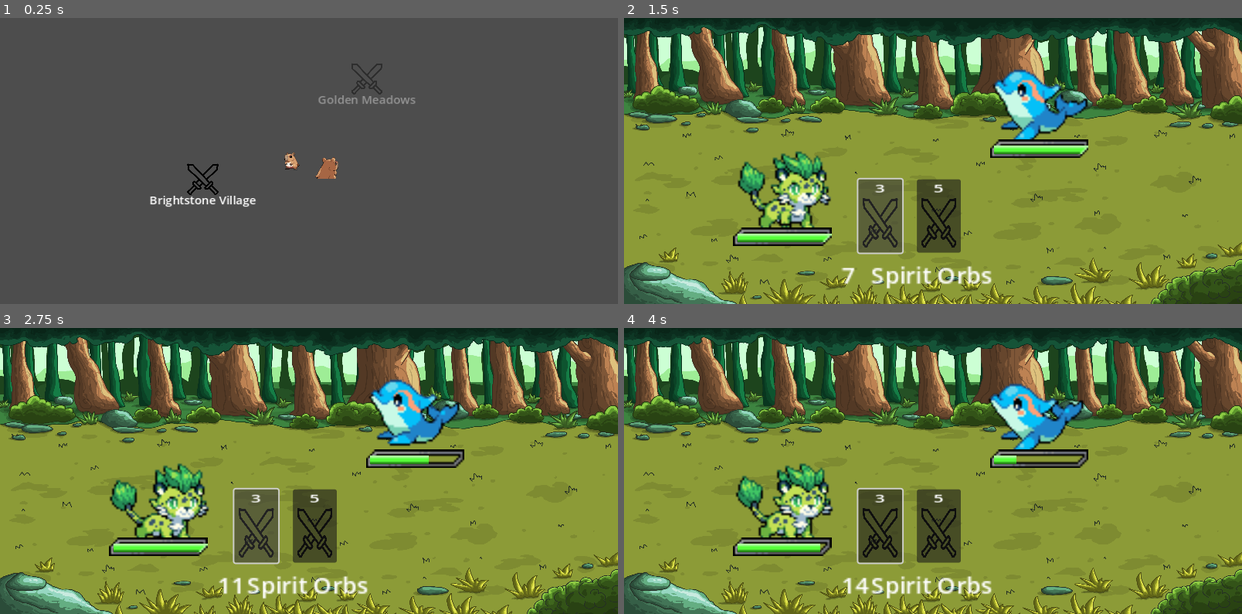
Above: before the commit, frames 1-4 (two rows, left to right).
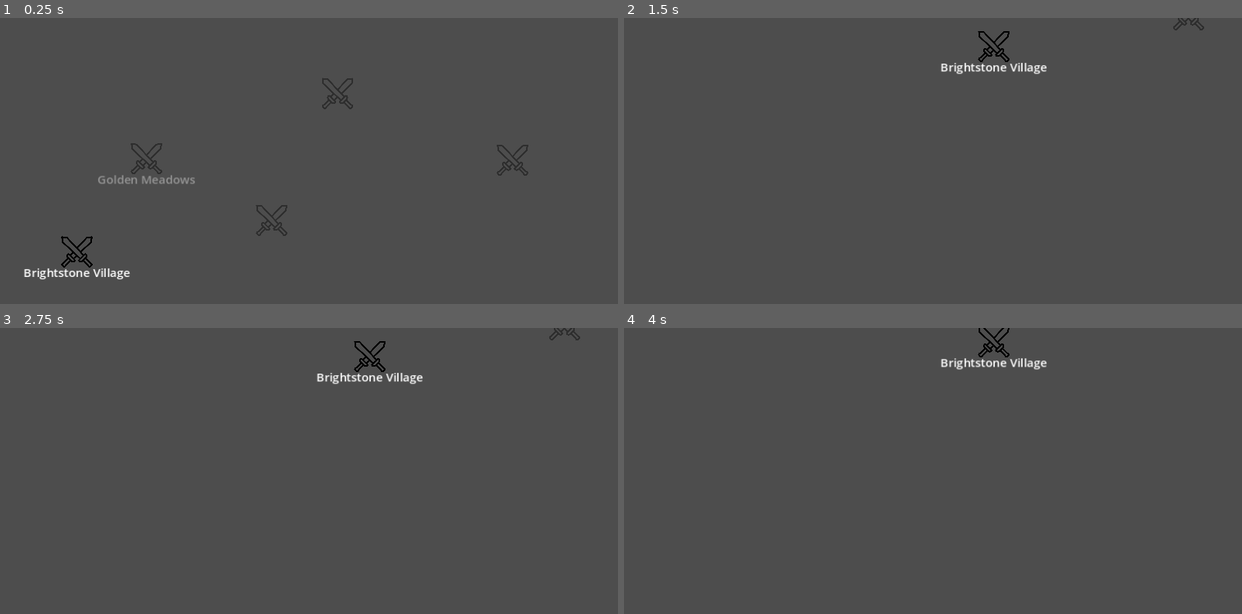
Above: after the commit, the same moments.

Repository: prinisenthil/luminae
Game: Godot game, scene res://scenes/region maps/region_1.tscn
Same seed, same stepped clock (60 frames per second), same inputs: the game is played once before the commit and once after it.
Inputs (mouse positions are in pixels of both pictures, inside the frame that each line leads up to):
- Up to frame 1 (0.25 s): no input
- Up to frame 2 (1.5 s): tap Enter at 0.5 s; drag from (827, 186) to (988, 86) at 0.52 s; click (877, 215) at 1.27 s
- Up to frame 3 (2.75 s): click (253, 525) at 2.02 s
- Up to frame 4 (4 s): click (877, 525) at 2.77 s; drag from (784, 502) to (1044, 413) at 3.52 s

The runs differ from the first frame. In frame 1, 2.4% of the frame differs, in the area x 3-86%, y 15-92%; in frame 2, 98%; in frame 3, 98%; in frame 4, 99%, in the area x 0-100%, y 0-100%.

Commit message:
updated battle and spawn logic

Diff:
--- a/luminae resources/auralion.tres
+++ b/luminae resources/auralion.tres
@@ -1,8 +1,10 @@
-[gd_resource type="Resource" script_class="LuminaeData" load_steps=15 format=3 uid="uid://bpg2dk8gp1dyw"]
+[gd_resource type="Resource" script_class="LuminaeData" load_steps=19 format=3 uid="uid://bpg2dk8gp1dyw"]
 
 [ext_resource type="Texture2D" uid="uid://cx5f05yxle1rt" path="res://art/placeholders/sprites/sprite9_attack.png" id="1_ppgv7"]
+[ext_resource type="Resource" uid="uid://c66s37jpvm2yx" path="res://move resources/basic_attack.tres" id="2_j8gag"]
 [ext_resource type="Script" path="res://scripts/luminae_data.gd" id="2_k51xa"]
 [ext_resource type="Texture2D" uid="uid://bm745htkrt3wq" path="res://art/placeholders/sprites/sprite9_idle.png" id="2_t5bbl"]
+[ext_resource type="Script" path="res://scripts/move_data.gd" id="5_2j45v"]
 [ext_resource type="Texture2D" uid="uid://4w3isgfy60m3" path="res://art/placeholders/sprites/sprite9.png" id="5_ddxt4"]
 
 [sub_resource type="AtlasTexture" id="AtlasTexture_ypaly"]
@@ -77,6 +79,22 @@
 "speed": 5.0
 }]
 
+[sub_resource type="Resource" id="Resource_htq34"]
+script = ExtResource("5_2j45v")
+display_name = "Big Boom"
+element = 0
+energy_cost = 3
+power = 45
+description = ""
+
+[sub_resource type="Resource" id="Resource_1jbnm"]
+script = ExtResource("5_2j45v")
+display_name = "Bigger Boom"
+element = 0
+energy_cost = 5
+power = 65
+description = ""
+
 [resource]
 script = ExtResource("2_k51xa")
 name = "Auralion"
@@ -89,6 +107,9 @@
 level = 5
 captured = false
 seen = false
+basic_attack = ExtResource("2_j8gag")
+special_attack1 = SubResource("Resource_htq34")
+special_attack2 = SubResource("Resource_1jbnm")
 sprite = ExtResource("5_ddxt4")
 idle = SubResource("SpriteFrames_xbn10")
 attack = SubResource("SpriteFrames_446l5")
--- a/luminae resources/deepcrest.tres
+++ b/luminae resources/deepcrest.tres
@@ -1,8 +1,10 @@
-[gd_resource type="Resource" script_class="LuminaeData" load_steps=14 format=3 uid="uid://dictp81wxfi0w"]
+[gd_resource type="Resource" script_class="LuminaeData" load_steps=18 format=3 uid="uid://dictp81wxfi0w"]
 
 [ext_resource type="Texture2D" uid="uid://dpreukasxhxgx" path="res://art/placeholders/sprites/sprite14_attack.png" id="1_okgm2"]
 [ext_resource type="Script" path="res://scripts/luminae_data.gd" id="2_bnxl5"]
+[ext_resource type="Resource" uid="uid://c66s37jpvm2yx" path="res://move resources/basic_attack.tres" id="2_ek3q1"]
 [ext_resource type="Texture2D" uid="uid://d28t8q55iqebq" path="res://art/placeholders/sprites/sprite14_idle.png" id="2_o53s2"]
+[ext_resource type="Script" path="res://scripts/move_data.gd" id="5_wmlvs"]
 
 [sub_resource type="AtlasTexture" id="AtlasTexture_x1yem"]
 atlas = ExtResource("1_okgm2")
@@ -76,17 +78,36 @@
 "speed": 5.0
 }]
 
+[sub_resource type="Resource" id="Resource_m4kp1"]
+script = ExtResource("5_wmlvs")
+display_name = "Big Boom"
+element = 1
+energy_cost = 3
+power = 45
+description = ""
+
+[sub_resource type="Resource" id="Resource_tcw7r"]
+script = ExtResource("5_wmlvs")
+display_name = "Bigger Boom"
+element = 1
+energy_cost = 5
+power = 65
+description = ""
+
 [resource]
 script = ExtResource("2_bnxl5")
 name = "Deepcrest"
 element = 1
-base_health = 11
-base_attack = 10
-base_defense = 10
+base_health = 150
+base_attack = 40
+base_defense = 35
 base_speed = 100
 base_exp = 64
 level = 5
 captured = false
 seen = false
+basic_attack = ExtResource("2_ek3q1")
+special_attack1 = SubResource("Resource_m4kp1")
+special_attack2 = SubResource("Resource_tcw7r")
 idle = SubResource("SpriteFrames_obga8")
 attack = SubResource("SpriteFrames_hrs7l")
--- a/luminae resources/manefire.tres
+++ b/luminae resources/manefire.tres
@@ -1,9 +1,11 @@
-[gd_resource type="Resource" script_class="LuminaeData" load_steps=16 format=3 uid="uid://bumhnajl34noa"]
+[gd_resource type="Resource" script_class="LuminaeData" load_steps=20 format=3 uid="uid://bumhnajl34noa"]
 
 [ext_resource type="Texture2D" uid="uid://tqvvg6lluvyd" path="res://art/placeholders/sprites/sprite8_attack.png" id="1_gr34v"]
+[ext_resource type="Resource" uid="uid://c66s37jpvm2yx" path="res://move resources/basic_attack.tres" id="2_idsei"]
 [ext_resource type="Script" path="res://scripts/luminae_data.gd" id="2_tqr6n"]
 [ext_resource type="Resource" uid="uid://bpg2dk8gp1dyw" path="res://luminae resources/auralion.tres" id="2_xmdv1"]
 [ext_resource type="Texture2D" uid="uid://boocksnbsmn68" path="res://art/placeholders/sprites/sprite8_idle.png" id="3_r3wik"]
+[ext_resource type="Script" path="res://scripts/move_data.gd" id="6_84n3e"]
 [ext_resource type="Texture2D" uid="uid://gbfse4yl78aa" path="res://art/placeholders/sprites/sprite8.png" id="6_xcnyd"]
 
 [sub_resource type="AtlasTexture" id="AtlasTexture_s7sj5"]
@@ -78,6 +80,22 @@
 "speed": 5.0
 }]
 
+[sub_resource type="Resource" id="Resource_6yyw7"]
+script = ExtResource("6_84n3e")
+display_name = "Big Boom"
+element = 0
+energy_cost = 3
+power = 45
+description = ""
+
+[sub_resource type="Resource" id="Resource_0pug4"]
+script = ExtResource("6_84n3e")
+display_name = "Bigger Boom"
+element = 0
+energy_cost = 5
+power = 65
+description = ""
+
 [resource]
 script = ExtResource("2_tqr6n")
 name = "Manefire"
@@ -90,6 +108,9 @@
 level = 5
 captured = false
 seen = false
+basic_attack = ExtResource("2_idsei")
+special_attack1 = SubResource("Resource_6yyw7")
+special_attack2 = SubResource("Resource_0pug4")
 evolution = ExtResource("2_xmdv1")
 sprite = ExtResource("6_xcnyd")
 idle = SubResource("SpriteFrames_abg2w")
--- a/luminae resources/mosshorn.tres
+++ b/luminae resources/mosshorn.tres
@@ -1,9 +1,11 @@
-[gd_resource type="Resource" script_class="LuminaeData" load_steps=15 format=3 uid="uid://df48tnbb32j8b"]
+[gd_resource type="Resource" script_class="LuminaeData" load_steps=19 format=3 uid="uid://df48tnbb32j8b"]
 
 [ext_resource type="Texture2D" uid="uid://n7r3xy1hu1oa" path="res://art/placeholders/sprites/sprite2_attack.png" id="1_jmyn5"]
 [ext_resource type="Texture2D" uid="uid://bnsv3m71ndv7l" path="res://art/placeholders/sprites/sprite2_idle.png" id="2_k5cfo"]
 [ext_resource type="Script" path="res://scripts/luminae_data.gd" id="2_o5iye"]
+[ext_resource type="Resource" uid="uid://c66s37jpvm2yx" path="res://move resources/basic_attack.tres" id="2_oraum"]
 [ext_resource type="Texture2D" uid="uid://d2p3k4xgeasx0" path="res://art/placeholders/sprites/sprite2.png" id="5_s4o87"]
+[ext_resource type="Script" path="res://scripts/move_data.gd" id="5_ufmgg"]
 
 [sub_resource type="AtlasTexture" id="AtlasTexture_ng4bh"]
 atlas = ExtResource("1_jmyn5")
@@ -77,18 +79,37 @@
 "speed": 5.0
 }]
 
+[sub_resource type="Resource" id="Resource_o3d4g"]
+script = ExtResource("5_ufmgg")
+display_name = "Big Boom"
+element = 2
+energy_cost = 3
+power = 45
+description = ""
+
+[sub_resource type="Resource" id="Resource_rbon4"]
+script = ExtResource("5_ufmgg")
+display_name = "Bigger Boom"
+element = 2
+energy_cost = 5
+power = 65
+description = ""
+
 [resource]
 script = ExtResource("2_o5iye")
 name = "Mosshorn"
 element = 2
-base_health = 11
-base_attack = 10
-base_defense = 10
+base_health = 150
+base_attack = 40
+base_defense = 35
 base_speed = 100
 base_exp = 64
 level = 5
 captured = false
 seen = false
+basic_attack = ExtResource("2_oraum")
+special_attack1 = SubResource("Resource_o3d4g")
+special_attack2 = SubResource("Resource_rbon4")
 sprite = ExtResource("5_s4o87")
 idle = SubResource("SpriteFrames_wbxv1")
 attack = SubResource("SpriteFrames_y7x7q")
--- a/luminae resources/solkin.tres
+++ b/luminae resources/solkin.tres
@@ -1,9 +1,11 @@
-[gd_resource type="Resource" script_class="LuminaeData" load_steps=16 format=3 uid="uid://dk3iu6qmaw7a6"]
+[gd_resource type="Resource" script_class="LuminaeData" load_steps=20 format=3 uid="uid://dk3iu6qmaw7a6"]
 
 [ext_resource type="Texture2D" uid="uid://tfd7i5d12o5l" path="res://art/placeholders/sprites/sprite7_attack.png" id="1_prooy"]
 [ext_resource type="Resource" uid="uid://bumhnajl34noa" path="res://luminae resources/manefire.tres" id="2_4d4ik"]
 [ext_resource type="Script" path="res://scripts/luminae_data.gd" id="2_csn27"]
+[ext_resource type="Resource" uid="uid://c66s37jpvm2yx" path="res://move resources/basic_attack.tres" id="2_o83bg"]
 [ext_resource type="Texture2D" uid="uid://6jipr22upybt" path="res://art/placeholders/sprites/sprite7_idle.png" id="3_tc7xi"]
+[ext_resource type="Script" path="res://scripts/move_data.gd" id="6_d88sg"]
 [ext_resource type="Texture2D" uid="uid://bbdum27fr5a2a" path="res://art/placeholders/sprites/sprite7.png" id="6_i31uy"]
 
 [sub_resource type="AtlasTexture" id="AtlasTexture_o3n3n"]
@@ -78,18 +80,37 @@
 "speed": 5.0
 }]
 
+[sub_resource type="Resource" id="Resource_vaj57"]
+script = ExtResource("6_d88sg")
+display_name = "Big Boom"
+element = 0
+energy_cost = 3
+power = 45
+description = ""
+
+[sub_resource type="Resource" id="Resource_1cp3u"]
+script = ExtResource("6_d88sg")
+display_name = "Bigger Boom"
+element = 0
+energy_cost = 5
+power = 65
+description = ""
+
 [resource]
 script = ExtResource("2_csn27")
 name = "Solkin"
 element = 0
-base_health = 11
-base_attack = 10
-base_defense = 10
+base_health = 150
+base_attack = 40
+base_defense = 35
 base_speed = 100
 base_exp = 64
 level = 5
 captured = false
 seen = false
+basic_attack = ExtResource("2_o83bg")
+special_attack1 = SubResource("Resource_vaj57")
+special_attack2 = SubResource("Resource_1cp3u")
 evolution = ExtResource("2_4d4ik")
 sprite = ExtResource("6_i31uy")
 idle = SubResource("SpriteFrames_orck6")
--- a/luminae resources/verdalis.tres
+++ b/luminae resources/verdalis.tres
@@ -1,9 +1,11 @@
-[gd_resource type="Resource" script_class="LuminaeData" load_steps=15 format=3 uid="uid://dg63shnrrgw18"]
+[gd_resource type="Resource" script_class="LuminaeData" load_steps=19 format=3 uid="uid://dg63shnrrgw18"]
 
 [ext_resource type="Texture2D" uid="uid://brder88m12cta" path="res://art/placeholders/sprites/sprite3_attack.png" id="1_8ch4f"]
 [ext_resource type="Texture2D" uid="uid://bdtwwqi16ew3f" path="res://art/placeholders/sprites/sprite3_idle.png" id="2_n0dyp"]
+[ext_resource type="Resource" uid="uid://c66s37jpvm2yx" path="res://move resources/basic_attack.tres" id="2_q5pf1"]
 [ext_resource type="Script" path="res://scripts/luminae_data.gd" id="2_yclv7"]
 [ext_resource type="Texture2D" uid="uid://lwnqgbivt8j" path="res://art/placeholders/sprites/sprite3.png" id="5_v7ymy"]
+[ext_resource type="Script" path="res://scripts/move_data.gd" id="5_wwc4g"]
 
 [sub_resource type="AtlasTexture" id="AtlasTexture_i2mnk"]
 atlas = ExtResource("1_8ch4f")
@@ -77,6 +79,22 @@
 "speed": 5.0
 }]
 
+[sub_resource type="Resource" id="Resource_o21q0"]
+script = ExtResource("5_wwc4g")
+display_name = "Big Boom"
+element = 2
+energy_cost = 3
+power = 45
+description = ""
+
+[sub_resource type="Resource" id="Resource_5p7ap"]
+script = ExtResource("5_wwc4g")
+display_name = "Bigger Boom"
+element = 2
+energy_cost = 5
+power = 65
+description = ""
+
 [resource]
 script = ExtResource("2_yclv7")
 name = "Verdalis"
@@ -89,6 +107,9 @@
 level = 5
 captured = false
 seen = false
+basic_attack = ExtResource("2_q5pf1")
+special_attack1 = SubResource("Resource_o21q0")
+special_attack2 = SubResource("Resource_5p7ap")
 sprite = ExtResource("5_v7ymy")
 idle = SubResource("SpriteFrames_ti1a4")
 attack = SubResource("SpriteFrames_7nv3p")
--- a/luminae resources/wavren.tres
+++ b/luminae resources/wavren.tres
@@ -1,10 +1,12 @@
-[gd_resource type="Resource" script_class="LuminaeData" load_steps=16 format=3 uid="uid://pq1ba3bkltxn"]
+[gd_resource type="Resource" script_class="LuminaeData" load_steps=20 format=3 uid="uid://pq1ba3bkltxn"]
 
 [ext_resource type="Texture2D" uid="uid://b8m87j7c4bvxj" path="res://art/placeholders/sprites/sprite13_attack.png" id="1_5sewg"]
+[ext_resource type="Resource" uid="uid://c66s37jpvm2yx" path="res://move resources/basic_attack.tres" id="2_cd4f2"]
 [ext_resource type="Resource" uid="uid://dictp81wxfi0w" path="res://luminae resources/deepcrest.tres" id="2_uh5ev"]
 [ext_resource type="Script" path="res://scripts/luminae_data.gd" id="2_vkogl"]
 [ext_resource type="Texture2D" uid="uid://b2ofibfns6wfg" path="res://art/placeholders/sprites/sprite13_idle.png" id="3_xtnbb"]
 [ext_resource type="Texture2D" uid="uid://ct4qqr4cshwps" path="res://art/placeholders/sprites/sprite13.png" id="6_e5e8a"]
+[ext_resource type="Script" path="res://scripts/move_data.gd" id="6_tse8e"]
 
 [sub_resource type="AtlasTexture" id="AtlasTexture_nnp26"]
 atlas = ExtResource("1_5sewg")
@@ -78,6 +80,22 @@
 "speed": 5.0
 }]
 
+[sub_resource type="Resource" id="Resource_wwah2"]
+script = ExtResource("6_tse8e")
+display_name = "Big Boom"
+element = 1
+energy_cost = 3
+power = 45
+description = ""
+
+[sub_resource type="Resource" id="Resource_0p3th"]
+script = ExtResource("6_tse8e")
+display_name = "Bigger Boom"
+element = 1
+energy_cost = 5
+power = 65
+description = ""
+
 [resource]
 script = ExtResource("2_vkogl")
 name = ""
@@ -90,6 +108,9 @@
 level = 5
 captured = false
 seen = false
+basic_attack = ExtResource("2_cd4f2")
+special_attack1 = SubResource("Resource_wwah2")
+special_attack2 = SubResource("Resource_0p3th")
 evolution = ExtResource("2_uh5ev")
 sprite = ExtResource("6_e5e8a")
 idle = SubResource("SpriteFrames_kbokf")
--- /dev/null
+++ b/move resources/basic_attack.tres
@@ -0,0 +1,11 @@
+[gd_resource type="Resource" script_class="MoveData" load_steps=2 format=3 uid="uid://c66s37jpvm2yx"]
+
+[ext_resource type="Script" path="res://scripts/move_data.gd" id="1_1npeq"]
+
+[resource]
+script = ExtResource("1_1npeq")
+display_name = "Boom"
+element = 5
+energy_cost = 0
+power = 25
+description = ""
--- /dev/null
+++ b/move resources/special_attack1.tres
@@ -0,0 +1,11 @@
+[gd_resource type="Resource" script_class="MoveData" load_steps=2 format=3 uid="uid://b08emltttsmye"]
+
+[ext_resource type="Script" path="res://scripts/move_data.gd" id="1_sh7lg"]
+
+[resource]
+script = ExtResource("1_sh7lg")
+display_name = "Big Boom"
+element = 2
+energy_cost = 3
+power = 45
+description = ""
--- /dev/null
+++ b/move resources/special_attack2.tres
@@ -0,0 +1,11 @@
+[gd_resource type="Resource" script_class="MoveData" load_steps=2 format=3 uid="uid://cqo2f7as530hf"]
+
+[ext_resource type="Script" path="res://scripts/move_data.gd" id="1_f8xlm"]
+
+[resource]
+script = ExtResource("1_f8xlm")
+display_name = "Bigger Boom"
+element = 2
+energy_cost = 5
+power = 65
+description = ""
--- a/scenes/map_node.tscn
+++ b/scenes/map_node.tscn
@@ -32,5 +32,6 @@
 grow_vertical = 0
 text = "Sunspot"
 horizontal_alignment = 1
+metadata/_edit_use_anchors_ = true
 
 [connection signal="input_event" from="." to="." method="_input_event"]
--- a/scenes/region maps/region_1.tscn
+++ b/scenes/region maps/region_1.tscn
@@ -1,14 +1,44 @@
-[gd_scene load_steps=3 format=3 uid="uid://xj1jmaybgg7y"]
+[gd_scene load_steps=8 format=3 uid="uid://xj1jmaybgg7y"]
 
 [ext_resource type="PackedScene" uid="uid://dfanv7awc5a11" path="res://scenes/region_map.tscn" id="1_rkdou"]
 [ext_resource type="PackedScene" uid="uid://dxmuip8jd0bf2" path="res://scenes/map_node.tscn" id="2_aiqwn"]
+[ext_resource type="Script" path="res://scripts/luminae_entry.gd" id="3_4qgtx"]
+[ext_resource type="Resource" uid="uid://dk3iu6qmaw7a6" path="res://luminae resources/solkin.tres" id="4_jxdpr"]
+[ext_resource type="Resource" uid="uid://bgyl3dtpcj6ag" path="res://luminae resources/tidbit.tres" id="5_edfrm"]
+
+[sub_resource type="Resource" id="Resource_mhjxo"]
+script = ExtResource("3_4qgtx")
+Luminae = ExtResource("4_jxdpr")
+spawn_rate = 1
+low_level = 5
+upper_level = 6
+
+[sub_resource type="Resource" id="Resource_37rg4"]
+script = ExtResource("3_4qgtx")
+Luminae = ExtResource("5_edfrm")
+spawn_rate = 1
+low_level = 5
+upper_level = 6
 
 [node name="Region1" instance=ExtResource("1_rkdou")]
 
+[node name="PlayerMarker" parent="." index="2"]
+visible = false
+
 [node name="BrightstoneVillage" parent="." index="3" instance=ExtResource("2_aiqwn")]
-position = Vector2(-145, 65)
+position = Vector2(-317, 164)
 node_label = "Brightstone Village"
+luminae_entries = Array[ExtResource("3_4qgtx")]([SubResource("Resource_mhjxo"), SubResource("Resource_37rg4")])
 
 [node name="GoldenMeadows" parent="." index="4" instance=ExtResource("2_aiqwn")]
-position = Vector2(79, -72)
+position = Vector2(-222, 37)
 node_label = "Golden Meadows"
+
+[node name="DustyCrossroads" parent="." index="5" instance=ExtResource("2_aiqwn")]
+position = Vector2(-51, 121)
+
+[node name="CrackedIdol" parent="." index="6" instance=ExtResource("2_aiqwn")]
+position = Vector2(39, -52)
+
+[node name="SunTempleRuins" parent="." index="7" instance=ExtResource("2_aiqwn")]
+position = Vector2(278, 39)
--- a/scripts/attack.gd
+++ b/scripts/attack.gd
@@ -1,7 +1,33 @@
 extends Node2D
 class_name Attack
 @export var move: MoveData
+@export var available: bool = false
+
+# State textures — assign in inspector or at load time
+@export var texture_available: Texture2D
+@export var texture_locked: Texture2D
+
+@onready var _sprite = $Panel
+@onready var btn = $Button
+@onready var _label = $Label
 
 func setup(this_move):
 	move = this_move
 	$Label.text = str(move.energy_cost)
+
+func set_availability(new_state: bool) -> void:
+	available = new_state
+	_apply_state()
+	btn.disabled = not new_state
+
+func _apply_state() -> void:
+		if available:
+			if texture_available:
+				_sprite.texture = texture_available
+			_sprite.modulate = Color.WHITE
+			_label.modulate = Color.WHITE
+		else:
+			if texture_locked:
+				_sprite.texture = texture_locked
+			_sprite.modulate = Color(1.0, 1.0, 1.0, 0.4)
+			_label.modulate = Color(1.0, 1.0, 1.0, 0.4)
--- a/scripts/battle.gd
+++ b/scripts/battle.gd
@@ -11,9 +11,10 @@
 
 # executed upon battle start
 func _ready() -> void:
+	#enemy_luminae = GameState.current_enemy
 	enemy_luminae.tapped.connect(_on_enemy_tapped)
-	player_luminae.spirit_orbs = 10
-	enemy_luminae.spirit_orbs = 10
+	player_luminae.spirit_orbs = 3
+	enemy_luminae.spirit_orbs = 3
 	update_orbs()
 
 	attack1_btn.pressed.connect(self._attack1_pressed)
@@ -45,12 +46,15 @@
 	player_turn = false
 	execute_move(player_luminae, move, enemy_luminae)
 	await player_luminae.sprite.animation_finished
-	await get_tree().create_timer(0.5).timeout
+	await get_tree().create_timer(.5).timeout
+	if enemy_luminae.health == 0:
+		win_battle()
+		return
+
 	execute_move(enemy_luminae, enemy_luminae.luminae_data.basic_attack, player_luminae)
+	await get_tree().create_timer(.5).timeout
 	player_turn = true
 
-	if enemy_luminae.health == 0:
-		win_battle()
 
 # helper function to apply damage and execute move then update player spirit orbs
 func execute_move(attacker: Luminae, move: MoveData, defender: Luminae):
@@ -109,8 +113,8 @@
 			)
 
 func calc_spirit_orbs(damage: int, move_cost: int) -> int:
-	# Base: roughly 1 orb per 20 damage dealt
-	var base: float = damage / 20.0
+	# Base: roughly 1 orb per 30 damage dealt
+	var base: float = damage / 30.0
 	# Random multiplier between 0.85 and 1.15 (tighter range, less swingy)
 	var rng: float = randf_range(0.85, 1.15)
 	# Cost bonus rewards committing to expensive moves
@@ -119,7 +123,17 @@
 	return max(1, int((base + cost_bonus) * rng))
 
 func update_orbs():
-	orbs_text.text = str(player_luminae.spirit_orbs)
+	var orbs = player_luminae.spirit_orbs
+	orbs_text.text = str(orbs)
+	if orbs < player_luminae.luminae_data.special_attack1.energy_cost:
+		attack1.set_availability(false)
+	else:
+		attack1.set_availability(true)
+	if orbs < player_luminae.luminae_data.special_attack2.energy_cost:
+		attack2.set_availability(false)
+	else:
+		attack2.set_availability(true)
+
 
 func update_moves():
 	attack1.setup(player_luminae.luminae_data.special_attack1)
--- a/scripts/game_state.gd
+++ b/scripts/game_state.gd
@@ -6,6 +6,7 @@
 
 var current_region: String = "region_1"
 var current_node: String = ""
+var current_enemy: Luminae = null
 
 var world = ""
 
--- a/scripts/luminae.gd
+++ b/scripts/luminae.gd
@@ -31,6 +31,13 @@
 	sprite.play()
 	set_stats()
 
+static func create(luminae_data: LuminaeData, level: int, player: bool) -> Luminae:
+	var new_luminae := Luminae.new()
+	new_luminae.luminae_data = luminae_data
+	new_luminae.level = level
+	new_luminae.player = player
+	return new_luminae
+
 func play_idle():
 	sprite.sprite_frames = idle_anim
 	sprite.play()
--- /dev/null
+++ b/scripts/luminae_entry.gd
@@ -0,0 +1,8 @@
+extends Resource
+class_name LuminaeEntry
+
+# variables
+@export var Luminae: LuminaeData
+@export var spawn_rate: int
+@export var low_level: int
+@export var upper_level: int
--- a/scripts/map_node.gd
+++ b/scripts/map_node.gd
@@ -1,9 +1,7 @@
 extends Area2D
 class_name MapNode
 
-# ─────────────────────────────────────────
 #  Enums & Constants
-# ─────────────────────────────────────────
 
 enum NodeState { LOCKED, AVAILABLE, COMPLETED }
 
@@ -18,9 +16,7 @@
 	THRONE
 }
 
-# ─────────────────────────────────────────
 #  Exports
-# ─────────────────────────────────────────
 
 @export var node_label: String = ""
 @export var node_type: NodeType = NodeType.BATTLE
@@ -31,37 +27,28 @@
 @export var texture_completed: Texture2D
 @export var texture_locked: Texture2D
 
+# Available Luminae and spawn rates
+@export var luminae_entries: Array[LuminaeEntry] = []
+
 # Post-Eternal shimmer — assign if this is a POST_ETERNAL node
 @export var is_post_eternal: bool = false
 
-
-# ─────────────────────────────────────────
 #  Signals
-# ─────────────────────────────────────────
 
 signal node_tapped(node: MapNode)
 
-# ─────────────────────────────────────────
 #  Node References
-# ─────────────────────────────────────────
 
 @onready var _sprite: Sprite2D = $Sprite2D
 @onready var _label: Label = $Label
 #@onready var _shimmer: GPUParticles2D = $Shimmer  # nullable — only on post-eternal nodes
 
-# ─────────────────────────────────────────
-#  Lifecycle
-# ─────────────────────────────────────────
 
 func _ready() -> void:
 	_apply_state()
 #	_apply_shimmer()
 	_label.text = node_label
 
-
-# ─────────────────────────────────────────
-#  Public API
-# ─────────────────────────────────────────
 
 func set_state(new_state: NodeState) -> void:
 	state = new_state
@@ -76,9 +63,7 @@
 	return node_type
 
 
-# ─────────────────────────────────────────
 #  Input
-# ─────────────────────────────────────────
 
 func _input_event(_viewport: Viewport, event: InputEvent, _shape_idx: int) -> void:
 	if state == NodeState.LOCKED:
@@ -95,10 +80,8 @@
 
 	node_tapped.emit(self)
 
+#  Private
 
-# ─────────────────────────────────────────
-#  Private
-# ─────────────────────────────────────────
 
 func _apply_state() -> void:
 	match state:
@@ -118,6 +101,28 @@
 			_sprite.modulate = Color(1.0, 1.0, 1.0, 0.4)
 			_label.modulate = Color(1.0, 1.0, 1.0, 0.4)
 
+func spawn_luminae():
+	if luminae_entries.is_empty():
+		push_error("No luminae entries on node: " + node_label)
+		return null
+
+	var total_weight: int = 0
+	for entry in luminae_entries:
+		total_weight += entry.spawn_rate
+
+	var roll := randi() % total_weight
+	var cumulative:= 0
+	var chosen: LuminaeEntry
+
+	for entry in luminae_entries:
+		cumulative += entry.spawn_rate
+		if roll < cumulative:
+			chosen = entry
+			break
+
+	var level := randi_range(chosen.low_level, chosen.upper_level)
+
+	return Luminae.create(chosen.Luminae, level, false)
 
 #func _apply_shimmer() -> void:
 #	if not _shimmer:
--- a/scripts/region_map.gd
+++ b/scripts/region_map.gd
@@ -159,6 +159,7 @@
 	#_confirm_panel.show_for(node)
 	GameState.current_region = region_id
 	GameState.current_node = node.name
+	GameState.current_enemy = node.spawn_luminae()
 	GameState.change_scene("battle")
 
 
